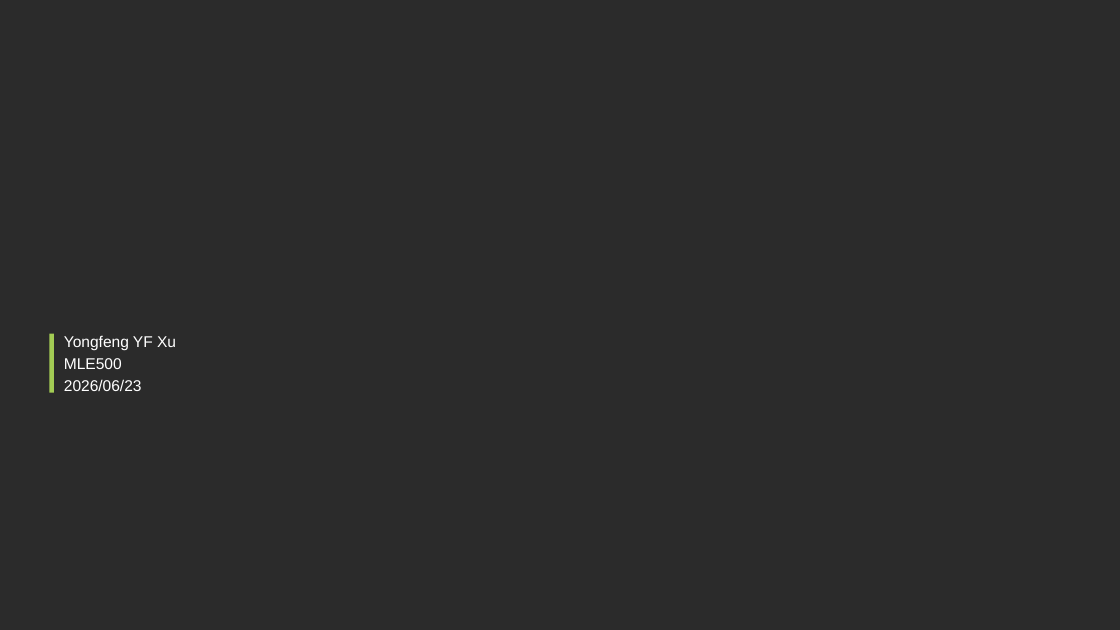
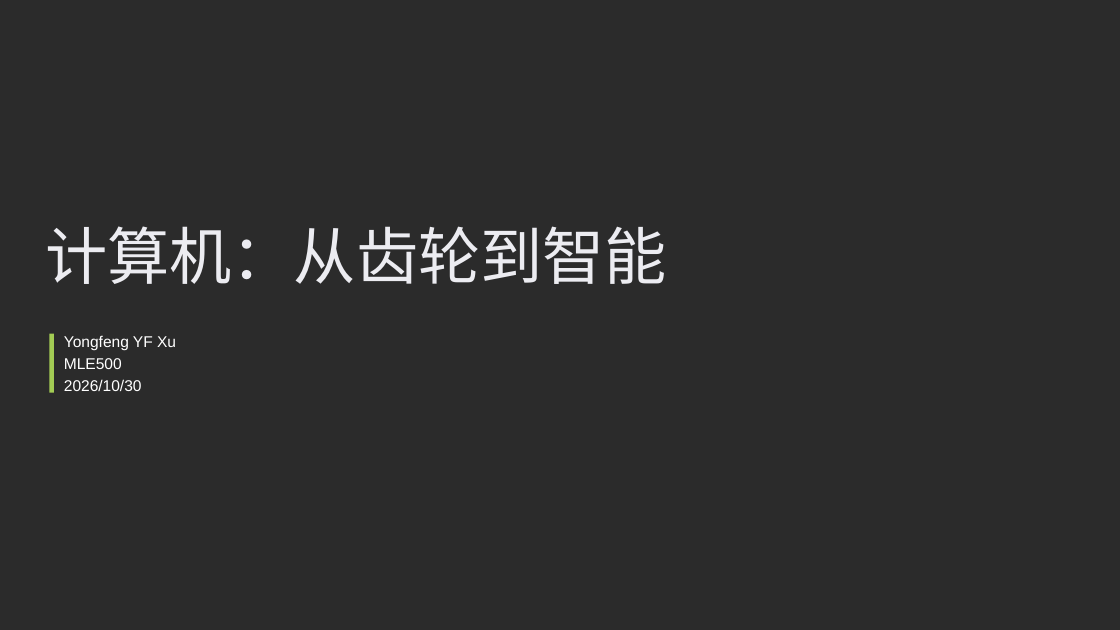
Before and after one commit to IU223/weekly-ppt, a slide deck: slide 1 of 20261030-Yongfeng-周会展示.pptx. Drawn at 1120x630 pixels with LibreOffice and Linux fonts; fonts in the diff are those of the drawing; background and template pictures are left out; a plain dark background stands for a picture behind light text. Boxes give left, top, right and bottom in pixels: in the first picture for what was removed or moved away, otherwise in the second. Text is boxed around its words. In the diff, an @@ line names an element or a change of style, - is before the commit and + after.

```diff
--- a/20261030-Yongfeng-周会展示.pptx
+++ b/20261030-Yongfeng-周会展示.pptx
@@ title added at bbox=[45, 226, 667, 284], 40 pt, text #ECECF1 @@
+计算机：从齿轮到智能
@@ text at bbox=[64, 379, 142, 391]: text changed @@
-2026/06/23
+2026/10/30
```
Also in this commit, not shown: 1 other slide changed, 12 slides added, 6 slides removed, 14 other files.
